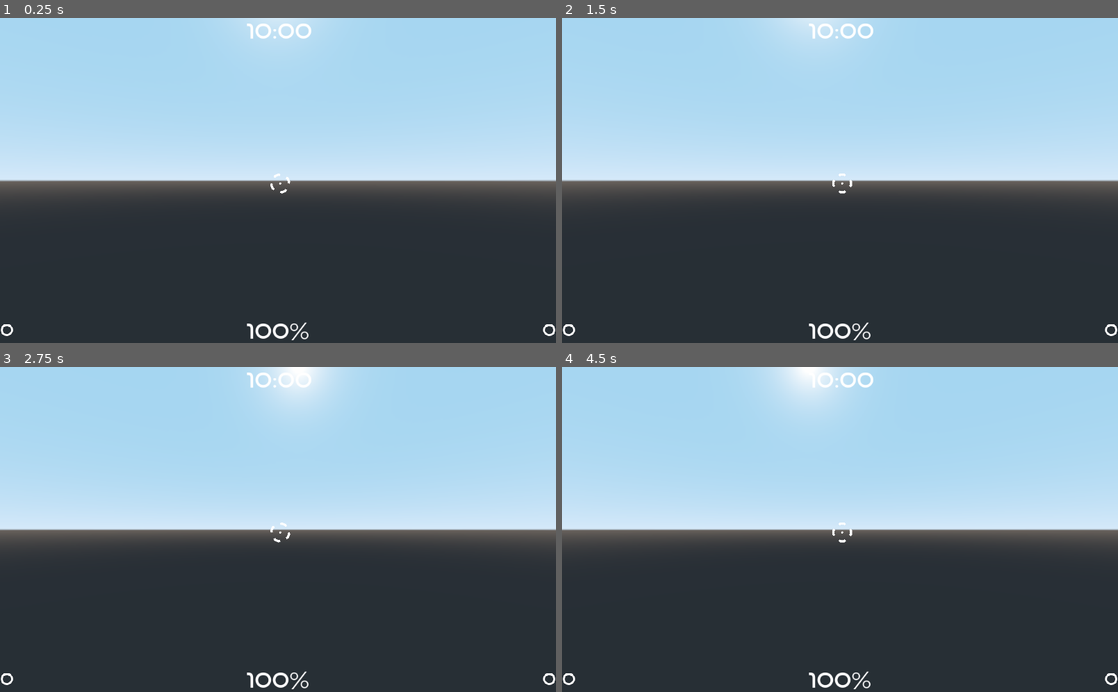
Above: before the commit, frames 1-4 (two rows, left to right).
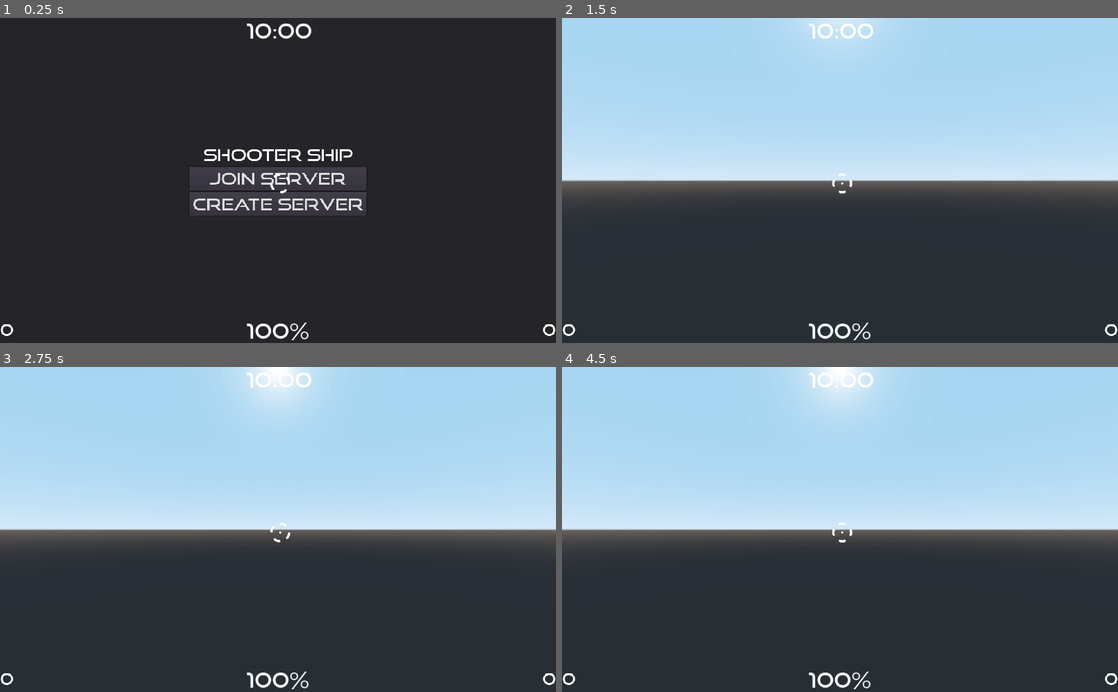
Above: after the commit, the same moments.

Repository: Leonmail2/ShooterShip
Game: Godot game, scene res://MainMenu.tscn
The game is run twice, just before and just after one commit, with the same random seed, the same clock (stepped at 60 frames per second) and the same inputs.
Inputs (mouse positions are in pixels of both pictures, inside the frame that each line leads up to):
- Up to frame 1 (0.25 s): no input
- Up to frame 2 (1.5 s): click (840, 177) at 0.5 s, where only the run after the commit has a clickable "Join Server"; move the mouse to (867, 180) at 1.27 s; hold W (ui_up) from 1.28 s (still down)
- Up to frame 3 (2.75 s): keep holding W (ui_up); tap Space at 1.52, 2.27 s; move the mouse to (250, 529) at 2.02 s
- Up to frame 4 (4.5 s): keep holding W (ui_up); move the mouse to (851, 523) at 2.77 s; move the mouse to (834, 536) at 3.52 s; tap Space at 3.77 s; move the mouse to (878, 532) at 4.27 s

The runs differ from the first frame. In frame 1, 55% of the frame differs, in the area x 0-100%, y 0-60%; in frame 2, less than 0.1%; in frame 3, 0.4%; in frame 4, 0.9%.
Error before the commit: Invalid get index 'username' (on base: 'null instance'). (res://player_ship.gd:32)

Commit message:
working on server support, currently broken

Diff:
--- a/GameManager.gd
+++ b/GameManager.gd
@@ -4,10 +4,11 @@
 # Declare member variables here. Examples:
 # var a = 2
 # var b = "text"
-onready var players = get_parent().players
+var players = []
+onready var username = get_parent().username
 var client
 
-func new_game(level_name):
+func load_level(level_name):
 	var level
 	if level_name == "Ramps":
 		level = preload("res://Ramps(gamelevel).tscn")
@@ -19,9 +20,9 @@
 
 # Called when the node enters the scene tree for the first time.
 func _ready():
-	new_game("Ramps")
+	pass
 
-func connect_to_server(ip,port = 3452):
+func connect_to_server(ip,port):
 	client = NetworkedMultiplayerENet.new()
 	client.create_client(ip,port)
 	get_tree().set_network_peer(client)
@@ -42,6 +43,10 @@
 func _process(delta):
 	pass
 
+remote func start_game(level):
+	load_level(level)
+	$playerShip.movement_enabled = true
+
 # Called every frame. 'delta' is the elapsed time since the previous frame.
 #func _process(delta):
 #	pass
--- a/Main.gd
+++ b/Main.gd
@@ -5,12 +5,27 @@
 # var a = 2
 # var b = "text"
 export var username = "Leonmail"
+export var server_ip = "127.0.0.1"
+export var server_port = 5745
 
 # Called when the node enters the scene tree for the first time.
 func _ready():
 	Input.set_mouse_mode(Input.MOUSE_MODE_CAPTURED)
+	$UI.open_UI()
 
 # Called every frame. 'delta' is the elapsed time since the previous frame.
 func _process(delta):
 	if Input.is_action_pressed("ui_cancel"):
 		Input.set_mouse_mode(Input.MOUSE_MODE_VISIBLE)
+
+func start_server():
+	$UI.close_UI()
+	$Server.init_server(server_ip,server_port)
+
+
+func connect_to_server(ip,port):
+	$UI.close_UI()
+	$Client.connect_to_server(ip,port)
+
+func connect_to_self_server():
+	pass
--- /dev/null
+++ b/MainMenu.gd
@@ -0,0 +1,41 @@
+extends Control
+signal start_server
+signal join_server
+
+# Declare member variables here. Examples:
+# var a = 2
+# var b = "text"
+
+
+# Called when the node enters the scene tree for the first time.
+func _ready():
+	pass # Replace with function body.
+
+
+# Called every frame. 'delta' is the elapsed time since the previous frame.
+#func _process(delta):
+#	pass
+func open_UI():
+	show()
+
+func close_UI():
+	hide()
+
+func close_title_screen():
+	$titleScreen.hide()
+
+func open_title_screen():
+	$titleScreen.show()
+
+func display_text(text):
+	$textScreen.show()
+	$textScreen/CenterContainer/Label.text = str(text)
+
+func hide_display_text():
+	$textScreen.hide()
+
+func _on_CreateServer_button_up():
+	emit_signal("start_server")
+
+func _on_JoinGame_button_up():
+	emit_signal("join_server")
--- a/MainMenu.tscn
+++ b/MainMenu.tscn
@@ -1,5 +1,6 @@
-[gd_scene load_steps=5 format=2]
+[gd_scene load_steps=6 format=2]
 
+[ext_resource path="res://UI.tscn" type="PackedScene" id=1]
 [ext_resource path="res://player_ship.tscn" type="PackedScene" id=2]
 [ext_resource path="res://Main.gd" type="Script" id=3]
 [ext_resource path="res://GameManager.gd" type="Script" id=4]
@@ -8,18 +9,7 @@
 [node name="Main" type="Spatial"]
 script = ExtResource( 3 )
 
-[node name="TitleScreen" type="CanvasLayer" parent="."]
-
-[node name="MarginContainer" type="MarginContainer" parent="TitleScreen"]
-anchor_right = 1.0
-anchor_bottom = 1.0
-custom_constants/margin_right = 120
-custom_constants/margin_top = 80
-custom_constants/margin_left = 120
-custom_constants/margin_bottom = 80
-__meta__ = {
-"_edit_use_anchors_": false
-}
+[node name="UI" parent="." instance=ExtResource( 1 )]
 
 [node name="Server" type="Spatial" parent="."]
 script = ExtResource( 5 )
@@ -32,5 +22,9 @@
 
 [node name="Players" type="Spatial" parent="Client"]
 
+[node name="countdownTimer" type="Timer" parent="Client"]
+
 [node name="MainMenu" type="CanvasLayer" parent="."]
+[connection signal="join_server" from="UI" to="." method="connect_to_server"]
+[connection signal="start_server" from="UI" to="." method="start_server"]
 [connection signal="dead" from="Client/playerShip" to="Client" method="_on_player_dead"]
--- a/Server.gd
+++ b/Server.gd
@@ -5,8 +5,8 @@
 # var a = 2
 # var b = "text"
 
-export var port = 3452
 export var max_connections = 6
+export var minimum_players = 1
 var players = []
 var network
 
@@ -32,7 +32,7 @@
 func _ready():
 	pass # Replace with function body.
 
-func init_server(ip):
+func init_server(ip,port):
 	network = NetworkedMultiplayerENet.new()
 	network.create_server(port,max_connections)
 	get_tree().set_network_peer(network)
@@ -53,6 +53,11 @@
 	for item in players:
 		if item.id == id:
 			players.item.set_username(username)
+
+func start_game(level):
+	if players.size() > minimum_players:
+		for item in players:
+			rpc_id(item.id,"start_game",level)
 # Called every frame. 'delta' is the elapsed time since the previous frame.
 #func _process(delta):
 #	pass
--- /dev/null
+++ b/UI.tscn
@@ -0,0 +1,82 @@
+[gd_scene load_steps=3 format=2]
+
+[ext_resource path="res://MainMenu.gd" type="Script" id=1]
+[ext_resource path="res://assets/defaultfont.tres" type="DynamicFont" id=2]
+
+[node name="UI" type="Control"]
+anchor_right = 1.0
+anchor_bottom = 1.0
+script = ExtResource( 1 )
+__meta__ = {
+"_edit_use_anchors_": false
+}
+
+[node name="Panel" type="Panel" parent="."]
+margin_right = 1024.0
+margin_bottom = 600.0
+
+[node name="titleScreen" type="MarginContainer" parent="."]
+anchor_right = 1.0
+anchor_bottom = 1.0
+grow_horizontal = 2
+grow_vertical = 2
+__meta__ = {
+"_edit_use_anchors_": false
+}
+
+[node name="HBoxContainer" type="HBoxContainer" parent="titleScreen"]
+margin_top = 234.0
+margin_right = 1024.0
+margin_bottom = 365.0
+size_flags_vertical = 4
+alignment = 1
+
+[node name="VBoxContainer" type="VBoxContainer" parent="titleScreen/HBoxContainer"]
+margin_left = 347.0
+margin_right = 677.0
+margin_bottom = 131.0
+size_flags_horizontal = 0
+
+[node name="Title" type="Label" parent="titleScreen/HBoxContainer/VBoxContainer"]
+margin_right = 330.0
+margin_bottom = 37.0
+custom_fonts/font = ExtResource( 2 )
+text = "Shooter Ship"
+align = 1
+
+[node name="CreateServer" type="Button" parent="titleScreen/HBoxContainer/VBoxContainer"]
+margin_top = 41.0
+margin_right = 330.0
+margin_bottom = 84.0
+custom_fonts/font = ExtResource( 2 )
+text = "Join Server"
+
+[node name="JoinGame" type="Button" parent="titleScreen/HBoxContainer/VBoxContainer"]
+margin_top = 88.0
+margin_right = 330.0
+margin_bottom = 131.0
+custom_fonts/font = ExtResource( 2 )
+text = "Create Server"
+
+[node name="textScreen" type="MarginContainer" parent="."]
+visible = false
+anchor_right = 1.0
+anchor_bottom = 1.0
+__meta__ = {
+"_edit_use_anchors_": false
+}
+
+[node name="CenterContainer" type="CenterContainer" parent="textScreen"]
+margin_right = 1024.0
+margin_bottom = 600.0
+
+[node name="Label" type="Label" parent="textScreen/CenterContainer"]
+margin_left = 409.0
+margin_top = 281.0
+margin_right = 614.0
+margin_bottom = 318.0
+custom_fonts/font = ExtResource( 2 )
+text = "TEXT HERE"
+align = 1
+[connection signal="button_up" from="titleScreen/HBoxContainer/VBoxContainer/CreateServer" to="." method="_on_CreateServer_button_up"]
+[connection signal="button_up" from="titleScreen/HBoxContainer/VBoxContainer/JoinGame" to="." method="_on_JoinGame_button_up"]
--- a/player_ship.gd
+++ b/player_ship.gd
@@ -28,8 +28,10 @@
 var last_side = "left"
 export var damage = -50
 
+var movement_enabled = false
+
 var team = "neutral"
-onready var username = get_node("Main").username
+onready var username = get_parent().username
 # Called when the node enters the scene tree for the first time.
 func _ready():
 	$playerCamera.current = true
@@ -44,7 +46,7 @@
 	$gunship.show()
 
 func fire_weapon():
-	if weapon_cooldown == true:
+	if weapon_cooldown == true and movement_enabled == true:
 		weapon_cooldown = false
 		$CooldownTimer.start(0.3)
 		print("fire!")
@@ -97,7 +99,7 @@
 	emit_signal("dead")
 
 func _input(event):
-	if event is InputEventMouseMotion:
+	if event is InputEventMouseMotion and movement_enabled:
 		self.rotate_y(deg2rad(-event.relative.x * mouse_sensitivity))
 		tilt += -event.relative.x * 0.065
 
@@ -145,4 +147,5 @@
 	velocity += gravity * delta * basis.y * alive
 	velocity.x = direction.x
 	velocity.z = direction.z
-	velocity = move_and_slide(velocity,Vector3(0,1,0))
+	if movement_enabled == true:
+		velocity = move_and_slide(velocity,Vector3(0,1,0))
